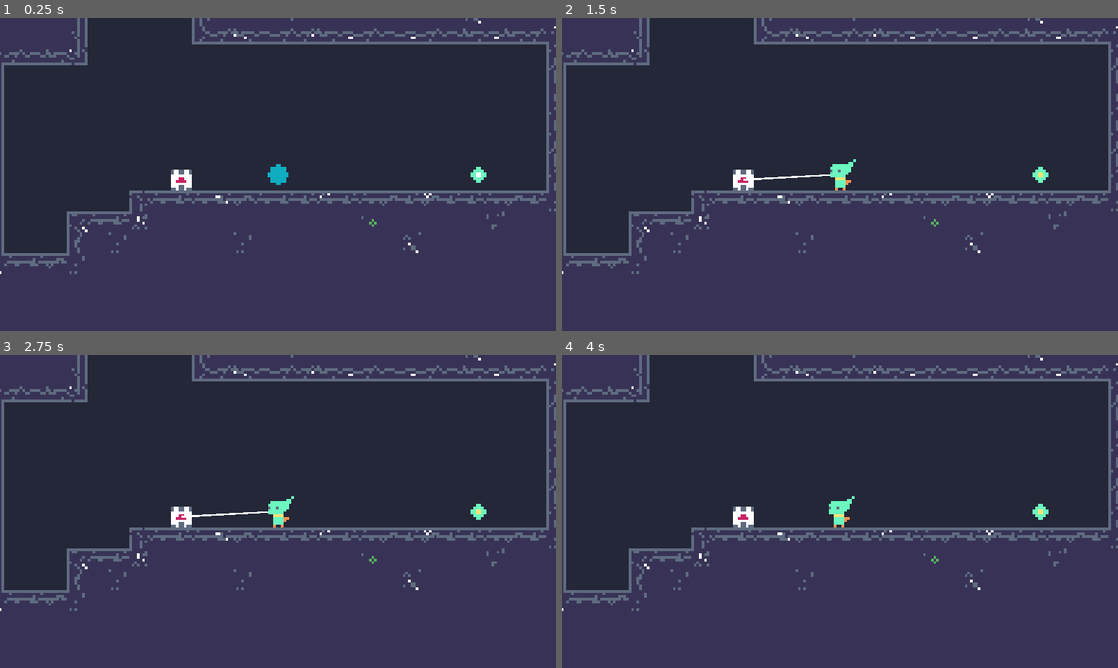
Above: before the commit, frames 1-4 (two rows, left to right).
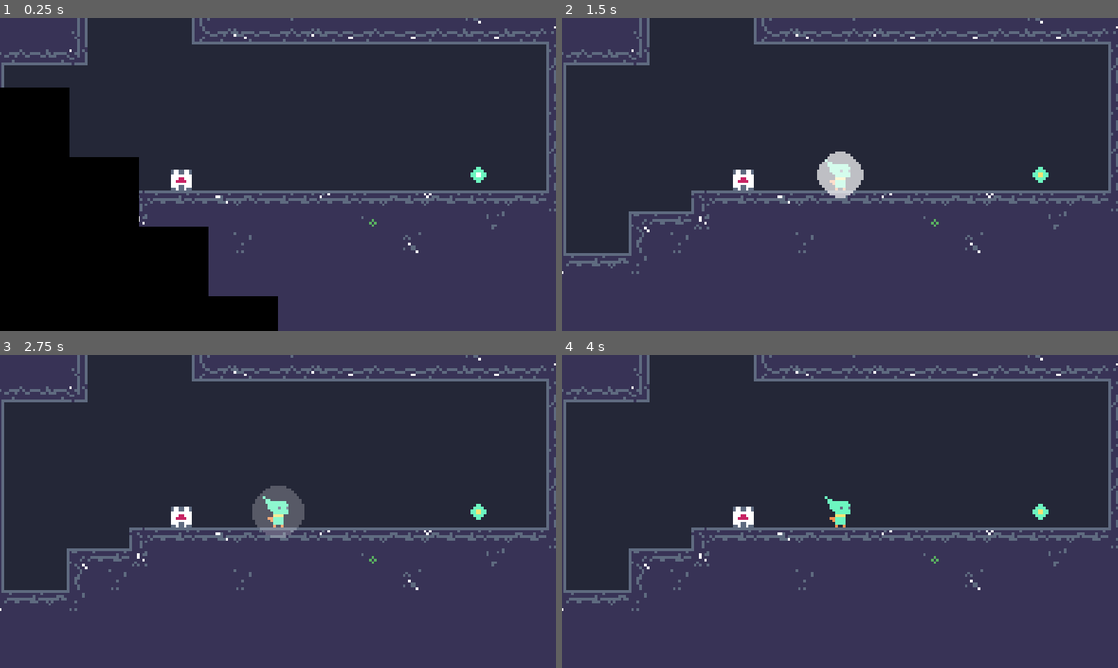
Above: after the commit, the same moments.

Repository: voithos/elfin
Game: Godot game, scene res://scenes/levels/level1.tscn
The game is run twice, just before and just after one commit, with the same random seed, the same clock (stepped at 60 frames per second) and the same inputs.
Inputs (mouse positions are in pixels of both pictures, inside the frame that each line leads up to):
- Up to frame 1 (0.25 s): no input
- Up to frame 2 (1.5 s): tap Enter at 0.5 s; move the mouse to (962, 158) at 0.52 s; press the mouse at (962, 158) at 0.53 s; tap Space at 0.77, 1.25 s; move the mouse to (728, 190) at 1.27 s; release the mouse at (728, 190) at 1.28 s; right-click (728, 190) at 1.35 s
- Up to frame 3 (2.75 s): tap Space at 1.52 s; tap Enter at 2 s; move the mouse to (333, 442) at 2.02 s; press the mouse at (333, 442) at 2.03 s
- Up to frame 4 (4 s): tap Space at 2.75, 3.02, 3.77 s; move the mouse to (812, 574) at 2.77 s; release the mouse at (812, 574) at 2.78 s; right-click (812, 574) at 2.85 s; tap Enter at 3.5 s; move the mouse to (1006, 558) at 3.52 s; press the mouse at (1006, 558) at 3.53 s

The runs differ from the first frame. In frame 1, 22% of the frame differs, in the area x 0-52%, y 22-100%; in frame 2, 1.0%; in frame 3, 1.3%; in frame 4, 0.1%.

Commit message:
Add transitions.

Diff:
--- a/scenes/levels/level1.tscn
+++ b/scenes/levels/level1.tscn
@@ -7,6 +7,7 @@
 [ext_resource path="res://scenes/anchor.tscn" type="PackedScene" id=5]
 [ext_resource path="res://scenes/player.tscn" type="PackedScene" id=6]
 [ext_resource path="res://scenes/goal.tscn" type="PackedScene" id=7]
+[ext_resource path="res://scenes/transition.tscn" type="PackedScene" id=8]
 
 [node name="level1" type="Node2D"]
 
@@ -97,3 +98,5 @@
 [node name="goal" parent="." index="6" instance=ExtResource( 7 )]
 
 position = Vector2( 354, 246 )
+
+[node name="transition" parent="." index="7" instance=ExtResource( 8 )]
--- a/scenes/levels/level2.tscn
+++ b/scenes/levels/level2.tscn
@@ -8,6 +8,7 @@
 [ext_resource path="res://scenes/anchor.tscn" type="PackedScene" id=6]
 [ext_resource path="res://scenes/player.tscn" type="PackedScene" id=7]
 [ext_resource path="res://scenes/goal.tscn" type="PackedScene" id=8]
+[ext_resource path="res://scenes/transition.tscn" type="PackedScene" id=9]
 
 [node name="level2" type="Node2D"]
 
@@ -119,3 +120,5 @@
 [node name="goal" parent="." index="6" instance=ExtResource( 8 )]
 
 position = Vector2( 684, 246 )
+
+[node name="transition" parent="." index="7" instance=ExtResource( 9 )]
--- a/scenes/levels/level3.tscn
+++ b/scenes/levels/level3.tscn
@@ -8,6 +8,7 @@
 [ext_resource path="res://scenes/anchor.tscn" type="PackedScene" id=6]
 [ext_resource path="res://scenes/player.tscn" type="PackedScene" id=7]
 [ext_resource path="res://scenes/goal.tscn" type="PackedScene" id=8]
+[ext_resource path="res://scenes/transition.tscn" type="PackedScene" id=9]
 
 [node name="level3" type="Node2D"]
 
@@ -78,3 +79,5 @@
 [node name="goal" parent="." index="6" instance=ExtResource( 8 )]
 
 position = Vector2( 159, 246 )
+
+[node name="transition" parent="." index="7" instance=ExtResource( 9 )]
--- a/scenes/levels/level4.tscn
+++ b/scenes/levels/level4.tscn
@@ -8,8 +8,9 @@
 [ext_resource path="res://scenes/anchor.tscn" type="PackedScene" id=6]
 [ext_resource path="res://scenes/player.tscn" type="PackedScene" id=7]
 [ext_resource path="res://scenes/goal.tscn" type="PackedScene" id=8]
+[ext_resource path="res://scenes/transition.tscn" type="PackedScene" id=9]
 
-[node name="level4" type="Node2D" index="0"]
+[node name="level4" type="Node2D"]
 
 script = ExtResource( 1 )
 next_level = "res://scenes/levels/level5.tscn"
@@ -105,3 +106,5 @@
 [node name="goal" parent="." index="6" instance=ExtResource( 8 )]
 
 position = Vector2( 750, 366 )
+
+[node name="transition" parent="." index="7" instance=ExtResource( 9 )]
--- a/scenes/levels/level5.tscn
+++ b/scenes/levels/level5.tscn
@@ -8,6 +8,7 @@
 [ext_resource path="res://scenes/anchor.tscn" type="PackedScene" id=6]
 [ext_resource path="res://scenes/player.tscn" type="PackedScene" id=7]
 [ext_resource path="res://scenes/goal.tscn" type="PackedScene" id=8]
+[ext_resource path="res://scenes/transition.tscn" type="PackedScene" id=9]
 
 [node name="level5" type="Node2D" index="0"]
 
@@ -133,3 +134,5 @@
 [node name="goal" parent="." index="6" instance=ExtResource( 8 )]
 
 position = Vector2( 429, -66 )
+
+[node name="transition" parent="." index="7" instance=ExtResource( 9 )]
--- a/scenes/player.gd
+++ b/scenes/player.gd
@@ -20,7 +20,15 @@
 var pushpull_dir = null
 
 func _ready():
-	pass
+	sprite.modulate.a = 0
+	call_deferred("_register_with_transition")
+
+func _register_with_transition():
+	var transition = get_tree().get_nodes_in_group("transition")[0]
+	transition.connect("unfade_complete", self, "_on_unfade_complete")
+
+func _on_unfade_complete():
+	animation.play("birth_implosion")
 
 func _input(event):
 	if _should_skip_actions():
--- a/scenes/player.tscn
+++ b/scenes/player.tscn
@@ -168,7 +168,7 @@
 "values": [ 0 ]
 }
 
-[node name="player" type="RigidBody2D" index="0"]
+[node name="player" type="RigidBody2D"]
 
 input_pickable = false
 collision_layer = 7
@@ -213,7 +213,7 @@
 [node name="animation" type="AnimationPlayer" parent="." index="4"]
 
 root_node = NodePath("..")
-autoplay = "birth_implosion"
+autoplay = ""
 playback_process_mode = 1
 playback_default_blend_time = 0.0
 playback_speed = 1.0
--- /dev/null
+++ b/scenes/transition.gd
@@ -0,0 +1,25 @@
+extends CanvasLayer
+
+signal unfade_complete
+signal fade_complete
+
+onready var sprite = get_node("sprite")
+onready var animation = get_node("animation")
+
+func _ready():
+	add_to_group("transition")
+
+
+# Unfade animation is started immediately.
+
+
+func begin_fade():
+	sprite.show()
+	animation.play("fade")
+
+func _on_unfade_complete():
+	sprite.hide()
+	emit_signal("unfade_complete")
+
+func _on_fade_complete():
+	emit_signal("fade_complete")
--- /dev/null
+++ b/scenes/transition.tscn
@@ -0,0 +1,101 @@
+[gd_scene load_steps=5 format=2]
+
+[ext_resource path="res://scenes/transition.gd" type="Script" id=1]
+[ext_resource path="res://assets/transition.png" type="Texture" id=2]
+
+[sub_resource type="Animation" id=1]
+
+resource_name = "fade"
+length = 0.5
+loop = false
+step = 0.1
+tracks/0/type = "value"
+tracks/0/path = NodePath("sprite:frame")
+tracks/0/interp = 1
+tracks/0/loop_wrap = true
+tracks/0/imported = false
+tracks/0/enabled = true
+tracks/0/keys = {
+"times": PoolRealArray( 0, 0.5 ),
+"transitions": PoolRealArray( 1, 1 ),
+"update": 0,
+"values": [ 0, 16 ]
+}
+tracks/1/type = "method"
+tracks/1/path = NodePath(".")
+tracks/1/interp = 1
+tracks/1/loop_wrap = true
+tracks/1/imported = false
+tracks/1/enabled = true
+tracks/1/keys = {
+"times": PoolRealArray( 0.5 ),
+"transitions": PoolRealArray( 1 ),
+"values": [ {
+"args": [  ],
+"method": "_on_fade_complete"
+} ]
+}
+
+[sub_resource type="Animation" id=2]
+
+resource_name = "unfade"
+length = 0.5
+loop = false
+step = 0.1
+tracks/0/type = "value"
+tracks/0/path = NodePath("sprite:frame")
+tracks/0/interp = 1
+tracks/0/loop_wrap = true
+tracks/0/imported = false
+tracks/0/enabled = true
+tracks/0/keys = {
+"times": PoolRealArray( 0, 0.5 ),
+"transitions": PoolRealArray( 1, 1 ),
+"update": 0,
+"values": [ 19, 35 ]
+}
+tracks/1/type = "method"
+tracks/1/path = NodePath(".")
+tracks/1/interp = 1
+tracks/1/loop_wrap = true
+tracks/1/imported = false
+tracks/1/enabled = true
+tracks/1/keys = {
+"times": PoolRealArray( 0.5 ),
+"transitions": PoolRealArray( 1 ),
+"values": [ {
+"args": [  ],
+"method": "_on_unfade_complete"
+} ]
+}
+
+[node name="transition" type="CanvasLayer"]
+
+layer = 1
+offset = Vector2( 0, 0 )
+rotation = 0.0
+scale = Vector2( 1, 1 )
+transform = Transform2D( 1, 0, 0, 1, 0, 0 )
+script = ExtResource( 1 )
+_sections_unfolded = [ "Animation" ]
+
+[node name="animation" type="AnimationPlayer" parent="." index="0"]
+
+root_node = NodePath("..")
+autoplay = "unfade"
+playback_process_mode = 1
+playback_default_blend_time = 0.0
+playback_speed = 1.0
+anims/fade = SubResource( 1 )
+anims/unfade = SubResource( 2 )
+blend_times = [  ]
+
+[node name="sprite" type="Sprite" parent="." index="1"]
+
+position = Vector2( 320, 320 )
+scale = Vector2( 80, 80 )
+texture = ExtResource( 2 )
+vframes = 4
+hframes = 9
+frame = 16
+_sections_unfolded = [ "Animation", "Transform" ]
--- a/scripts/level.gd
+++ b/scripts/level.gd
@@ -3,7 +3,6 @@
 onready var music = get_node("/root/music")
 
 const NEXT_LEVEL_TIMEOUT = 1
-const RESET_TIMEOUT = 1
 
 export (String, FILE, "*.tscn") var next_level
 
@@ -15,18 +14,21 @@
 func begin_next_level_transition():
 	var timer = Timer.new()
 	add_child(timer)
-	timer.connect("timeout", self, "_load_next_level")
+	timer.connect("timeout", self, "_begin_next_level_transition")
 	timer.wait_time = NEXT_LEVEL_TIMEOUT
 	timer.one_shot = true
 	timer.start()
 
+# TODO: Get rid of this indirection after the goal animation is changed to a sprite.
+func _begin_next_level_transition():
+	var transition = get_tree().get_nodes_in_group("transition")[0]
+	transition.connect("fade_complete", self, "_load_next_level")
+	transition.begin_fade()
+
 func begin_reset_transition():
-	var timer = Timer.new()
-	add_child(timer)
-	timer.connect("timeout", self, "_reset_level")
-	timer.wait_time = RESET_TIMEOUT
-	timer.one_shot = true
-	timer.start()
+	var transition = get_tree().get_nodes_in_group("transition")[0]
+	transition.connect("fade_complete", self, "_reset_level")
+	transition.begin_fade()
 
 func _load_next_level():
 	get_tree().change_scene(next_level)
Binary file added: assets/transition.png
Not shown, added: assets/transition.png.import
Not shown: 1 places in scenes/levels/level1.tscn that only renumber resources
Not shown: 1 places in scenes/levels/level2.tscn that only renumber resources
Not shown: 1 places in scenes/levels/level3.tscn that only renumber resources
Not shown: 1 places in scenes/levels/level4.tscn that only renumber resources
Not shown: 1 places in scenes/levels/level5.tscn that only renumber resources
Not shown, changed: TODO.md
Not shown, added: assets/transition.pyxel
